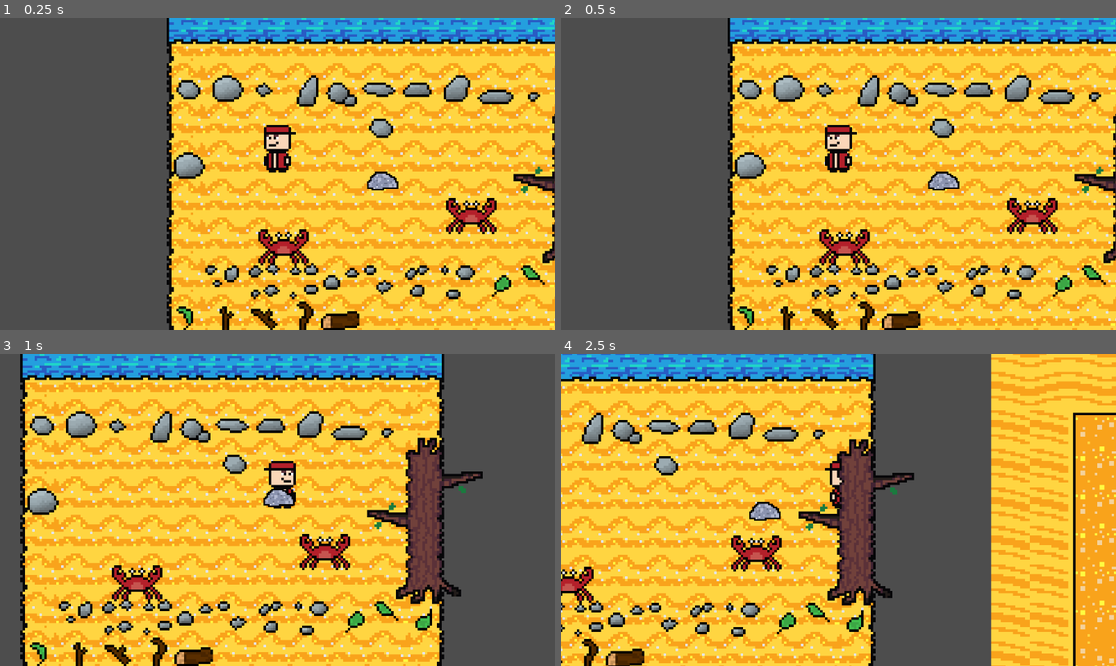
Above: before the commit, frames 1-4 (two rows, left to right).
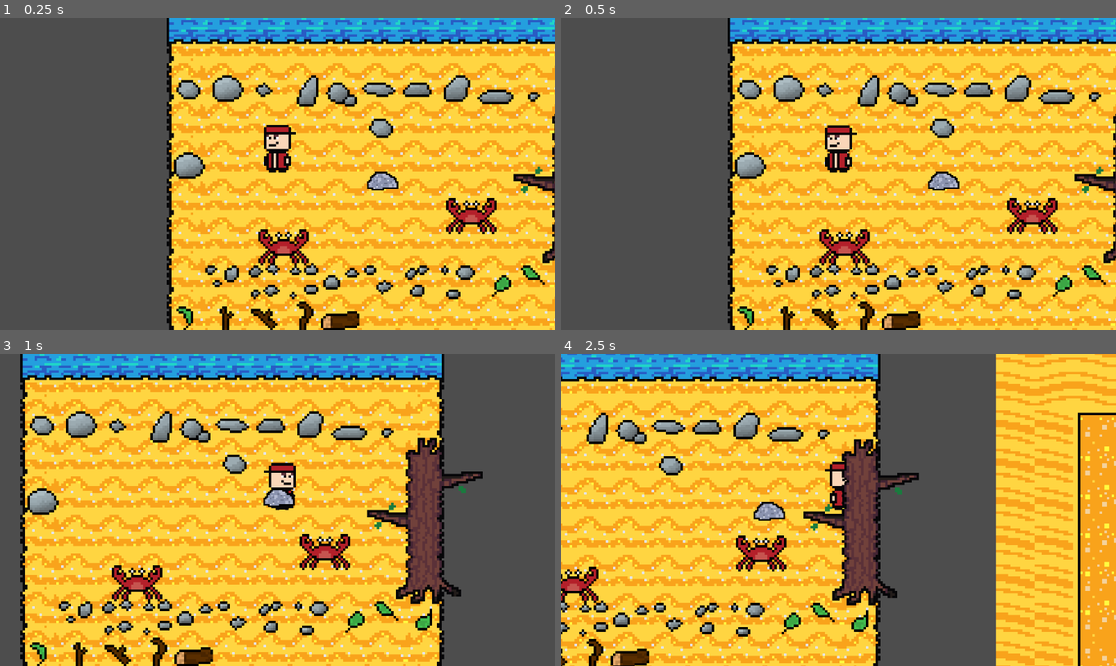
Above: after the commit, the same moments.

Repository: Antonekk/Brackeys-GJ-2024
Game: Godot game, scene res://Stages/beach.tscn
The game is run twice, just before and just after one commit, with the same random seed, the same clock (stepped at 60 frames per second) and the same inputs.
Inputs (mouse positions are in pixels of both pictures, inside the frame that each line leads up to):
- Up to frame 1 (0.25 s): no input
- Up to frame 2 (0.5 s): no input
- Up to frame 3 (1 s): tap Enter at 0.5 s; move the mouse to (399, 494) at 0.52 s; hold D (Move_Right) from 0.53 s (still down); hold Space (Dodge) from 0.53 s (still down); tap E (Interact) at 0.8 s
- Up to frame 4 (2.5 s): move the mouse to (727, 525) at 1.27 s; release D (Move_Right) at 1.28 s; release Space (Dodge) at 1.28 s; hold S (Move_Down) 1.28-2.03 s; tap E (Interact) at 1.35 s; tap Shift (Run) at 1.55 s; move the mouse to (894, 441) at 2.02 s; hold D (Move_Right) from 2.03 s (still down); hold Shift (Run) from 2.03 s (still down); click (894, 441) at 2.3 s

Frame 1 is identical in both runs. In frame 2, 0.1% of the frame differs, in the area x 47-54%, y 34-48%; in frame 3, 0.3%; in frame 4, 28%, in the area x 0-100%, y 0-100%.

Commit message:
Movement re-write and animations

Diff:
--- a/crab-storm/Entities/Player/Player.tscn
+++ b/crab-storm/Entities/Player/Player.tscn
@@ -1,9 +1,12 @@
-[gd_scene load_steps=12 format=3 uid="uid://b1t41e7dxhe88"]
+[gd_scene load_steps=52 format=3 uid="uid://b1t41e7dxhe88"]
 
 [ext_resource type="Script" path="res://Entities/Player/player_movement.gd" id="1_c2po7"]
 [ext_resource type="PackedScene" uid="uid://dwvubvgv8gb7q" path="res://Common/PickableObject/picker.tscn" id="2_usxer"]
 [ext_resource type="PackedScene" uid="uid://dyanknjtg5f6t" path="res://Common/HealthSystem/health_system.tscn" id="3_x5xr0"]
+[ext_resource type="Texture2D" uid="uid://cvljsxgty65w5" path="res://Entities/Player/Art/dodge.png" id="4_7w4p2"]
 [ext_resource type="Texture2D" uid="uid://b4i10ry8esirc" path="res://Entities/Player/Art/idle.png" id="4_m7c8l"]
+[ext_resource type="Texture2D" uid="uid://decodsc4hnu0x" path="res://Entities/Player/Art/pickup.png" id="5_ctkiv"]
+[ext_resource type="Texture2D" uid="uid://iljrh6xnnqyg" path="res://Entities/Player/Art/cwalk.png" id="5_o3qc1"]
 
 [sub_resource type="RectangleShape2D" id="RectangleShape2D_8vlsm"]
 size = Vector2(11, 10)
@@ -31,6 +34,86 @@
 [sub_resource type="CircleShape2D" id="CircleShape2D_1yeyd"]
 radius = 16.0312
 
+[sub_resource type="AtlasTexture" id="AtlasTexture_ipj37"]
+atlas = ExtResource("4_7w4p2")
+region = Rect2(0, 0, 400, 400)
+
+[sub_resource type="AtlasTexture" id="AtlasTexture_4tatr"]
+atlas = ExtResource("4_7w4p2")
+region = Rect2(0, 400, 400, 400)
+
+[sub_resource type="AtlasTexture" id="AtlasTexture_oj367"]
+atlas = ExtResource("4_7w4p2")
+region = Rect2(0, 800, 400, 400)
+
+[sub_resource type="AtlasTexture" id="AtlasTexture_flkje"]
+atlas = ExtResource("4_7w4p2")
+region = Rect2(0, 1200, 400, 400)
+
+[sub_resource type="AtlasTexture" id="AtlasTexture_k2uqj"]
+atlas = ExtResource("4_7w4p2")
+region = Rect2(0, 1600, 400, 400)
+
+[sub_resource type="AtlasTexture" id="AtlasTexture_bhmqt"]
+atlas = ExtResource("4_7w4p2")
+region = Rect2(0, 2000, 400, 400)
+
+[sub_resource type="AtlasTexture" id="AtlasTexture_3y4ti"]
+atlas = ExtResource("4_7w4p2")
+region = Rect2(0, 2400, 400, 400)
+
+[sub_resource type="AtlasTexture" id="AtlasTexture_ktgrk"]
+atlas = ExtResource("4_7w4p2")
+region = Rect2(0, 2800, 400, 400)
+
+[sub_resource type="AtlasTexture" id="AtlasTexture_vt6bk"]
+atlas = ExtResource("4_7w4p2")
+region = Rect2(0, 3200, 400, 400)
+
+[sub_resource type="AtlasTexture" id="AtlasTexture_0sqti"]
+atlas = ExtResource("4_7w4p2")
+region = Rect2(0, 3600, 400, 400)
+
+[sub_resource type="AtlasTexture" id="AtlasTexture_8ff84"]
+atlas = ExtResource("4_7w4p2")
+region = Rect2(0, 4000, 400, 400)
+
+[sub_resource type="AtlasTexture" id="AtlasTexture_137jl"]
+atlas = ExtResource("4_7w4p2")
+region = Rect2(0, 4400, 400, 400)
+
+[sub_resource type="AtlasTexture" id="AtlasTexture_e5frq"]
+atlas = ExtResource("4_7w4p2")
+region = Rect2(0, 4800, 400, 400)
+
+[sub_resource type="AtlasTexture" id="AtlasTexture_7xaes"]
+atlas = ExtResource("4_7w4p2")
+region = Rect2(0, 5200, 400, 400)
+
+[sub_resource type="AtlasTexture" id="AtlasTexture_dthdl"]
+atlas = ExtResource("4_7w4p2")
+region = Rect2(0, 5600, 400, 400)
+
+[sub_resource type="AtlasTexture" id="AtlasTexture_f7o50"]
+atlas = ExtResource("4_7w4p2")
+region = Rect2(0, 6000, 400, 400)
+
+[sub_resource type="AtlasTexture" id="AtlasTexture_4qmev"]
+atlas = ExtResource("4_7w4p2")
+region = Rect2(0, 6400, 400, 400)
+
+[sub_resource type="AtlasTexture" id="AtlasTexture_2qh7b"]
+atlas = ExtResource("4_7w4p2")
+region = Rect2(0, 6800, 400, 400)
+
+[sub_resource type="AtlasTexture" id="AtlasTexture_h5sqa"]
+atlas = ExtResource("4_7w4p2")
+region = Rect2(0, 7200, 400, 400)
+
+[sub_resource type="AtlasTexture" id="AtlasTexture_scngc"]
+atlas = ExtResource("4_7w4p2")
+region = Rect2(0, 7600, 400, 400)
+
 [sub_resource type="AtlasTexture" id="AtlasTexture_uqqkg"]
 atlas = ExtResource("4_m7c8l")
 region = Rect2(0, 0, 240, 340)
@@ -43,10 +126,143 @@
 atlas = ExtResource("4_m7c8l")
 region = Rect2(480, 0, 240, 340)
 
+[sub_resource type="AtlasTexture" id="AtlasTexture_w7v5x"]
+atlas = ExtResource("5_ctkiv")
+region = Rect2(60, 0, 258, 340)
+
+[sub_resource type="AtlasTexture" id="AtlasTexture_5ea01"]
+atlas = ExtResource("5_ctkiv")
+region = Rect2(329, 0, 258, 340)
+
+[sub_resource type="AtlasTexture" id="AtlasTexture_pbdxx"]
+atlas = ExtResource("5_ctkiv")
+region = Rect2(598, 0, 258, 340)
+
+[sub_resource type="AtlasTexture" id="AtlasTexture_0qms1"]
+atlas = ExtResource("5_ctkiv")
+region = Rect2(867, 0, 258, 340)
+
+[sub_resource type="AtlasTexture" id="AtlasTexture_ky6ju"]
+atlas = ExtResource("5_ctkiv")
+region = Rect2(60, 380, 258, 340)
+
+[sub_resource type="AtlasTexture" id="AtlasTexture_wi2c3"]
+atlas = ExtResource("5_ctkiv")
+region = Rect2(329, 380, 258, 340)
+
+[sub_resource type="AtlasTexture" id="AtlasTexture_6cktt"]
+atlas = ExtResource("5_ctkiv")
+region = Rect2(598, 380, 258, 340)
+
+[sub_resource type="AtlasTexture" id="AtlasTexture_f4co5"]
+atlas = ExtResource("5_ctkiv")
+region = Rect2(867, 380, 258, 340)
+
+[sub_resource type="AtlasTexture" id="AtlasTexture_oqh3c"]
+atlas = ExtResource("5_o3qc1")
+region = Rect2(0, 0, 400, 350)
+
+[sub_resource type="AtlasTexture" id="AtlasTexture_wruat"]
+atlas = ExtResource("5_o3qc1")
+region = Rect2(400, 0, 400, 350)
+
+[sub_resource type="AtlasTexture" id="AtlasTexture_m2xcw"]
+atlas = ExtResource("5_o3qc1")
+region = Rect2(800, 0, 400, 350)
+
+[sub_resource type="AtlasTexture" id="AtlasTexture_r3fnn"]
+atlas = ExtResource("5_o3qc1")
+region = Rect2(1200, 0, 400, 350)
+
+[sub_resource type="AtlasTexture" id="AtlasTexture_a8i1w"]
+atlas = ExtResource("5_o3qc1")
+region = Rect2(1600, 0, 400, 350)
+
+[sub_resource type="AtlasTexture" id="AtlasTexture_aanng"]
+atlas = ExtResource("5_o3qc1")
+region = Rect2(2000, 0, 400, 350)
+
+[sub_resource type="AtlasTexture" id="AtlasTexture_1ntd1"]
+atlas = ExtResource("5_o3qc1")
+region = Rect2(2400, 0, 400, 350)
+
+[sub_resource type="AtlasTexture" id="AtlasTexture_awdj3"]
+atlas = ExtResource("5_o3qc1")
+region = Rect2(2800, 0, 400, 350)
+
+[sub_resource type="AtlasTexture" id="AtlasTexture_swt2t"]
+atlas = ExtResource("5_o3qc1")
+region = Rect2(3200, 0, 400, 350)
+
 [sub_resource type="SpriteFrames" id="SpriteFrames_hmwxq"]
 animations = [{
 "frames": [{
 "duration": 1.0,
+"texture": SubResource("AtlasTexture_ipj37")
+}, {
+"duration": 1.0,
+"texture": SubResource("AtlasTexture_4tatr")
+}, {
+"duration": 1.0,
+"texture": SubResource("AtlasTexture_oj367")
+}, {
+"duration": 1.0,
+"texture": SubResource("AtlasTexture_flkje")
+}, {
+"duration": 1.0,
+"texture": SubResource("AtlasTexture_k2uqj")
+}, {
+"duration": 1.0,
+"texture": SubResource("AtlasTexture_bhmqt")
+}, {
+"duration": 1.0,
+"texture": SubResource("AtlasTexture_3y4ti")
+}, {
+"duration": 1.0,
+"texture": SubResource("AtlasTexture_ktgrk")
+}, {
+"duration": 1.0,
+"texture": SubResource("AtlasTexture_vt6bk")
+}, {
+"duration": 1.0,
+"texture": SubResource("AtlasTexture_0sqti")
+}, {
+"duration": 1.0,
+"texture": SubResource("AtlasTexture_8ff84")
+}, {
+"duration": 1.0,
+"texture": SubResource("AtlasTexture_137jl")
+}, {
+"duration": 1.0,
+"texture": SubResource("AtlasTexture_e5frq")
+}, {
+"duration": 1.0,
+"texture": SubResource("AtlasTexture_7xaes")
+}, {
+"duration": 1.0,
+"texture": SubResource("AtlasTexture_dthdl")
+}, {
+"duration": 1.0,
+"texture": SubResource("AtlasTexture_f7o50")
+}, {
+"duration": 1.0,
+"texture": SubResource("AtlasTexture_4qmev")
+}, {
+"duration": 1.0,
+"texture": SubResource("AtlasTexture_2qh7b")
+}, {
+"duration": 1.0,
+"texture": SubResource("AtlasTexture_h5sqa")
+}, {
+"duration": 1.0,
+"texture": SubResource("AtlasTexture_scngc")
+}],
+"loop": false,
+"name": &"dodge",
+"speed": 60.0
+}, {
+"frames": [{
+"duration": 1.0,
 "texture": SubResource("AtlasTexture_uqqkg")
 }, {
 "duration": 1.0,
@@ -59,8 +275,101 @@
 "texture": SubResource("AtlasTexture_tswls")
 }],
 "loop": true,
-"name": &"idlle",
+"name": &"idle",
 "speed": 5.0
+}, {
+"frames": [{
+"duration": 1.0,
+"texture": SubResource("AtlasTexture_w7v5x")
+}, {
+"duration": 1.0,
+"texture": SubResource("AtlasTexture_5ea01")
+}, {
+"duration": 1.0,
+"texture": SubResource("AtlasTexture_pbdxx")
+}, {
+"duration": 1.0,
+"texture": SubResource("AtlasTexture_0qms1")
+}, {
+"duration": 1.0,
+"texture": SubResource("AtlasTexture_ky6ju")
+}, {
+"duration": 1.0,
+"texture": SubResource("AtlasTexture_wi2c3")
+}, {
+"duration": 1.0,
+"texture": SubResource("AtlasTexture_6cktt")
+}, {
+"duration": 1.0,
+"texture": SubResource("AtlasTexture_f4co5")
+}],
+"loop": false,
+"name": &"pickup",
+"speed": 12.0
+}, {
+"frames": [{
+"duration": 1.0,
+"texture": SubResource("AtlasTexture_oqh3c")
+}, {
+"duration": 1.0,
+"texture": SubResource("AtlasTexture_wruat")
+}, {
+"duration": 1.0,
+"texture": SubResource("AtlasTexture_m2xcw")
+}, {
+"duration": 1.0,
+"texture": SubResource("AtlasTexture_r3fnn")
+}, {
+"duration": 1.0,
+"texture": SubResource("AtlasTexture_a8i1w")
+}, {
+"duration": 1.0,
+"texture": SubResource("AtlasTexture_aanng")
+}, {
+"duration": 1.0,
+"texture": SubResource("AtlasTexture_1ntd1")
+}, {
+"duration": 1.0,
+"texture": SubResource("AtlasTexture_awdj3")
+}, {
+"duration": 1.0,
+"texture": SubResource("AtlasTexture_swt2t")
+}],
+"loop": true,
+"name": &"run",
+"speed": 18.0
+}, {
+"frames": [{
+"duration": 1.0,
+"texture": SubResource("AtlasTexture_oqh3c")
+}, {
+"duration": 1.0,
+"texture": SubResource("AtlasTexture_wruat")
+}, {
+"duration": 1.0,
+"texture": SubResource("AtlasTexture_m2xcw")
+}, {
+"duration": 1.0,
+"texture": SubResource("AtlasTexture_r3fnn")
+}, {
+"duration": 1.0,
+"texture": SubResource("AtlasTexture_a8i1w")
+}, {
+"duration": 1.0,
+"texture": SubResource("AtlasTexture_aanng")
+}, {
+"duration": 1.0,
+"texture": SubResource("AtlasTexture_1ntd1")
+}, {
+"duration": 1.0,
+"texture": SubResource("AtlasTexture_awdj3")
+}, {
+"duration": 1.0,
+"texture": SubResource("AtlasTexture_swt2t")
+}],
+"loop": true,
+"name": &"walk",
+"speed": 12.0
 }]
 
 [node name="Player" type="CharacterBody2D"]
@@ -69,6 +378,9 @@
 
 [node name="HoldingSpot" type="Marker2D" parent="."]
 position = Vector2(0, -5)
+
+[node name="BulletSpawnPoint" type="Marker2D" parent="."]
+position = Vector2(0, -7)
 
 [node name="Picker" parent="." node_paths=PackedStringArray("placement", "pickup_area", "holder") instance=ExtResource("2_usxer")]
 placement = NodePath("../HoldingSpot")
@@ -93,9 +405,5 @@
 position = Vector2(1, -11)
 scale = Vector2(0.063, 0.063)
 sprite_frames = SubResource("SpriteFrames_hmwxq")
-animation = &"idlle"
-autoplay = "idlle"
-frame_progress = 0.532426
-
-[node name="BulletSpawnPoint" type="Marker2D" parent="."]
-position = Vector2(0, -7)
+animation = &"pickup"
+autoplay = "idle"
--- a/crab-storm/Entities/Player/player_movement.gd
+++ b/crab-storm/Entities/Player/player_movement.gd
@@ -20,13 +20,16 @@
 @onready var picker: Picker = $Picker
 @onready var bullet_spawn_point: Marker2D = $BulletSpawnPoint
 
+enum MovementState {IDLE, WALKING, RUNNING}
+var CurrentMovementState : MovementState = MovementState.IDLE
+
 enum DodgeState {CAN_DODGE, IS_DODGING ,DODGE_ON_COOLDOWN}
+var CurrentDodgingState : DodgeState = DodgeState.CAN_DODGE
 
 enum AttackState {EMPTY_AMMO,COLLECTING_AMMO ,HAS_AMMO}
-
 var CurrentAttackState : AttackState = AttackState.EMPTY_AMMO
 
-var CurrentDodgingState : DodgeState = DodgeState.CAN_DODGE
+
 
 var dodge_direction:Vector2
 
@@ -63,29 +66,19 @@
 	get_tree().root.add_child(ammo_instance)
 
 
-func _physics_process(delta: float) -> void:
-	# Get input direction -1, 0, 1 depending on input
-	var direction_horizontal := Input.get_axis("Move_Left", "Move_Right")
-	var direction_vertical := Input.get_axis("Move_Up", "Move_Down")
-	var is_running := Input.is_action_pressed("Run")
-	var dodge_input := Input.is_action_pressed("Dodge")
-	var pickup_input := Input.is_action_just_pressed("Interact")
-	var shoot_input := Input.is_action_just_pressed("Shoot")
+#handle player movement
+func movement() -> void:
 
-	#handle shooting logic
-	if shoot_input and CurrentAttackState == AttackState.EMPTY_AMMO:
-		handle_ammo_pickup()
-	elif shoot_input and CurrentAttackState == AttackState.HAS_AMMO:
-		handle_shooting_projectile()
-	elif CurrentAttackState == AttackState.COLLECTING_AMMO:
+	if CurrentAttackState == AttackState.COLLECTING_AMMO:
 		velocity = Vector2(0,0)
-	else :
-		if pickup_input:
-			if picker.CurrentPickerState == picker.PickerState.Empty:
-				picker.pickup()
-			else:
-				picker.throw()
-		 # Create a direction vector from the input
+	else:
+		var is_running := Input.is_action_pressed("Run")
+		var dodge_input := Input.is_action_pressed("Dodge")
+		# Get input direction -1, 0, 1 depending on input
+		var direction_horizontal := Input.get_axis("Move_Left", "Move_Right")
+		var direction_vertical := Input.get_axis("Move_Up", "Move_Down")
+
+		#Create direction vector
 		var direction2D := Vector2(direction_horizontal, direction_vertical)
 
 		# Normalize the direction vector if it's not zero
@@ -94,9 +87,9 @@
 
 		# Handle sprite fliping
 		if direction_horizontal != 0:
-			player_sprite.flip_h = direction_horizontal > 0
+				player_sprite.flip_h = direction_horizontal > 0
 
-		if dodge_input and CurrentDodgingState == DodgeState.CAN_DODGE:
+		if dodge_input and CurrentDodgingState == DodgeState.CAN_DODGE and picker.CurrentPickerState == picker.PickerState.Empty and CurrentAttackState != AttackState.COLLECTING_AMMO:
 			dodge_direction = direction2D
 			handle_dodge_cooldowns()
 
@@ -107,6 +100,47 @@
 			var movement_multiplier := SPEED if !is_running else RUN_SPEED
 			velocity = direction2D * movement_multiplier
 
+		if direction2D == Vector2.ZERO:
+			CurrentMovementState = MovementState.IDLE
+		elif is_running:
+			CurrentMovementState = MovementState.RUNNING
+		else:
+			CurrentMovementState = MovementState.WALKING
+
+func pickup() -> void:
+	var pickup_input := Input.is_action_just_pressed("Interact")
+	if pickup_input:
+		if picker.CurrentPickerState == picker.PickerState.Empty and CurrentAttackState != AttackState.COLLECTING_AMMO and CurrentDodgingState!= DodgeState.IS_DODGING:
+			picker.pickup()
+		elif picker.CurrentPickerState == picker.PickerState.Picked :
+			picker.throw()
+
+func shooting() -> void:
+	var shoot_input := Input.is_action_just_pressed("Shoot")
+	#handle shooting logic
+	if picker.CurrentPickerState == picker.PickerState.Empty and CurrentDodgingState!= DodgeState.IS_DODGING:
+		if shoot_input and CurrentAttackState == AttackState.EMPTY_AMMO:
+			handle_ammo_pickup()
+		elif shoot_input and CurrentAttackState == AttackState.HAS_AMMO:
+			handle_shooting_projectile()
+
+
+func _physics_process(delta: float) -> void:
+
+	shooting()
+	pickup()
+	movement()
+
+	var current_animation = player_sprite.animation
+	if CurrentDodgingState != DodgeState.IS_DODGING:
+		if CurrentMovementState == MovementState.WALKING and current_animation != "walk":
+			player_sprite.play("walk")
+		if CurrentMovementState == MovementState.IDLE and current_animation != "idle":
+			player_sprite.play("idle")
+		if CurrentMovementState == MovementState.RUNNING and current_animation != "run":
+			player_sprite.play("run")
+	elif CurrentDodgingState == DodgeState.IS_DODGING and current_animation != "dodge":
+		player_sprite.play("dodge")
 
 	# Move the player using the velocity
 	move_and_slide()
Binary file added: crab-storm/Entities/Player/Art/cwalk.png
Not shown, added: crab-storm/Entities/Player/Art/cwalk.png.import
Binary file added: crab-storm/Entities/Player/Art/dodge.png
Not shown, added: crab-storm/Entities/Player/Art/dodge.png.import
Binary file added: crab-storm/Entities/Player/Art/pickup.png
Not shown, added: crab-storm/Entities/Player/Art/pickup.png.import
